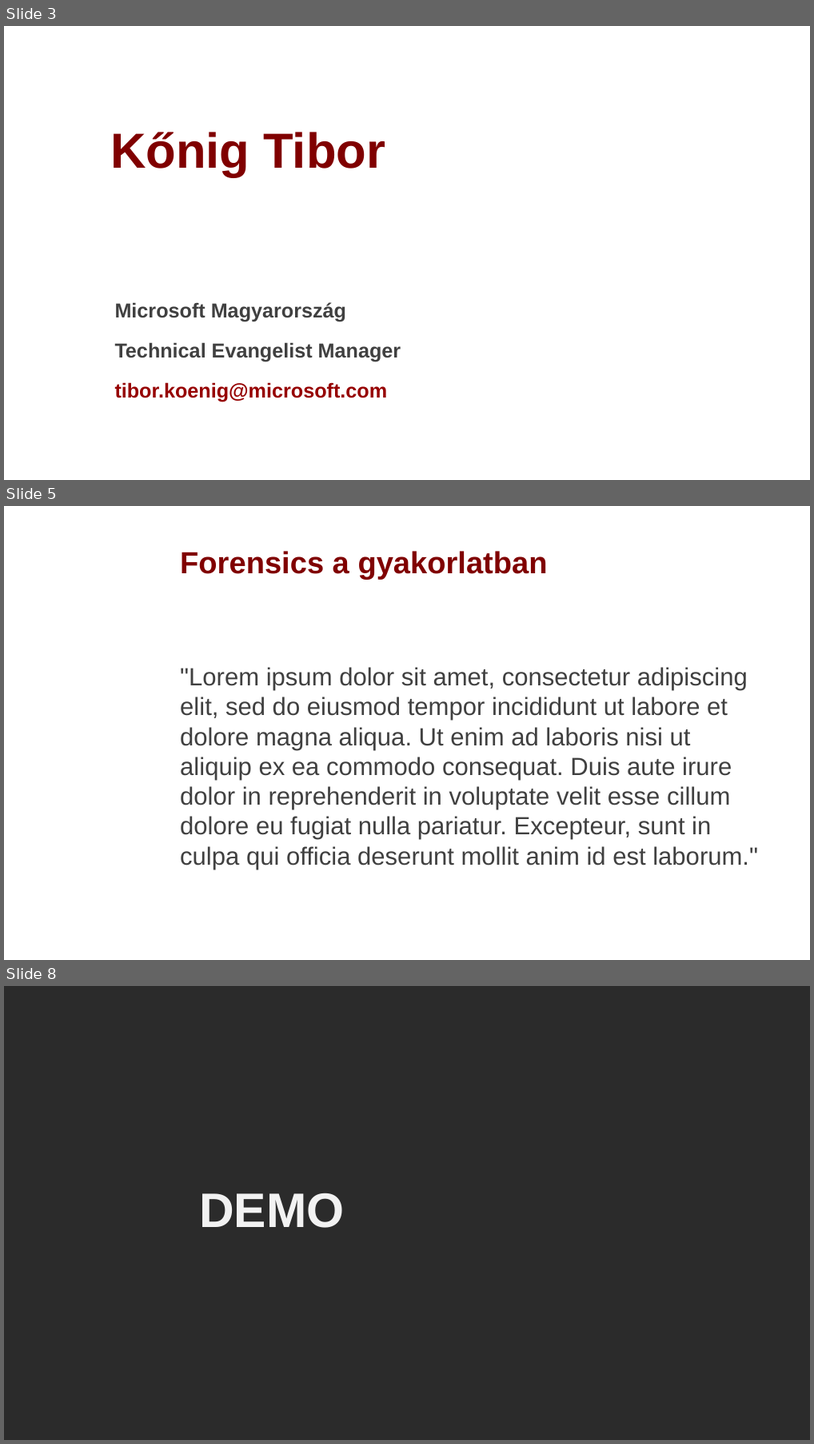
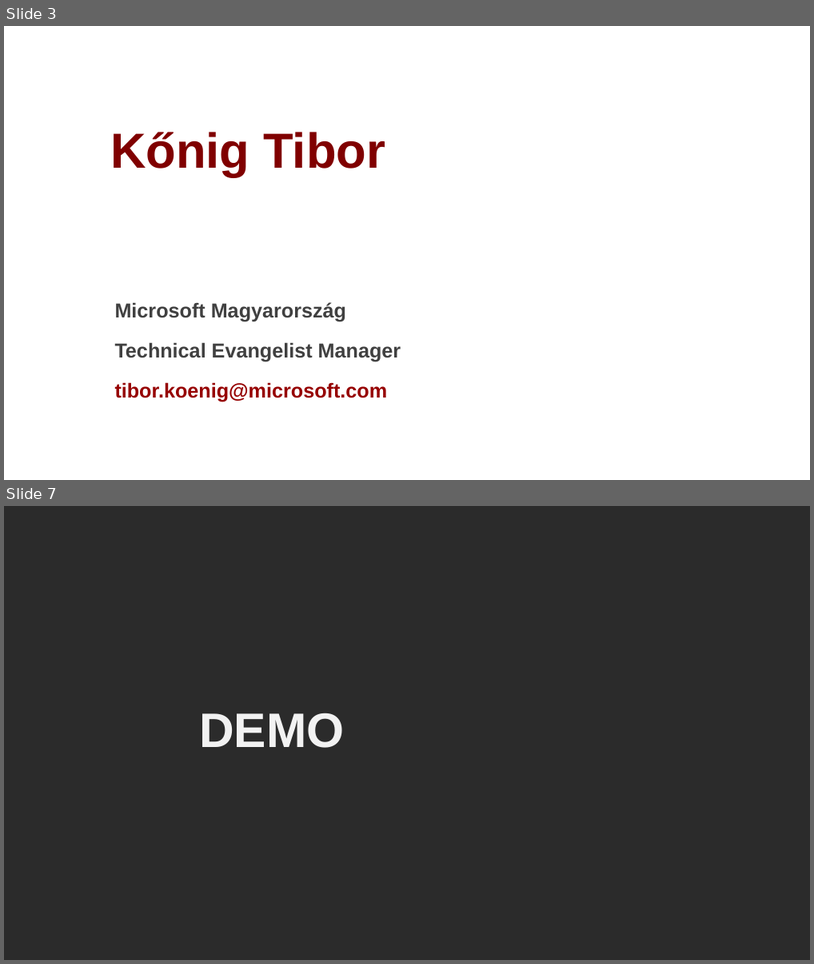
Before and after one commit to ITForumHungary/ITForum2016-Developer, a slide deck: MicrosoftGraph/ITForum2016-MicrosoftGraph.ppt. Shown one above the other, each under a label of ours: slides 3, 5 and 8 before the commit, slides 3 and 7 after it; the slides between them are not shown. The pictures are 814x1444 and 814x964 pixels, drawn with LibreOffice and Linux fonts; fonts in the diff are those of the drawing; background and template pictures are left out; a plain dark background stands for a picture behind light text. Boxes give left, top, right and bottom in pixels: in the first picture for what was removed or moved away, otherwise in the second. Text is boxed around its words. In the diff, an @@ line names an element or a change of style, - is before the commit and + after.

```diff
--- a/MicrosoftGraph/ITForum2016-MicrosoftGraph.ppt
+++ b/MicrosoftGraph/ITForum2016-MicrosoftGraph.ppt
@@ slide 5 removed at (x1=4, y1=506, x2=810, y2=960), background picture (left out) @@
@@ text removed at (x1=180, y1=551, x2=548, y2=580) @@
-Forensics a gyakorlatban
@@ text removed at (x1=180, y1=667, x2=758, y2=869) @@
-"Lorem ipsum dolor sit amet, consectetur adipiscing elit, sed do eiusmod tempor incididunt ut labore et dolore magna aliqua. Ut enim ad laboris nisi ut aliquip ex ea commodo consequat. Duis aute irure dolor in reprehenderit in voluptate velit esse cillum dolore eu fugiat nulla pariatur. Excepteur, sunt in culpa qui officia deserunt mollit anim id est laborum."
@@ what was slide 8 is now slide 7 @@
```
Also in this commit, not shown: 3 slides added, 3 other slides removed.
